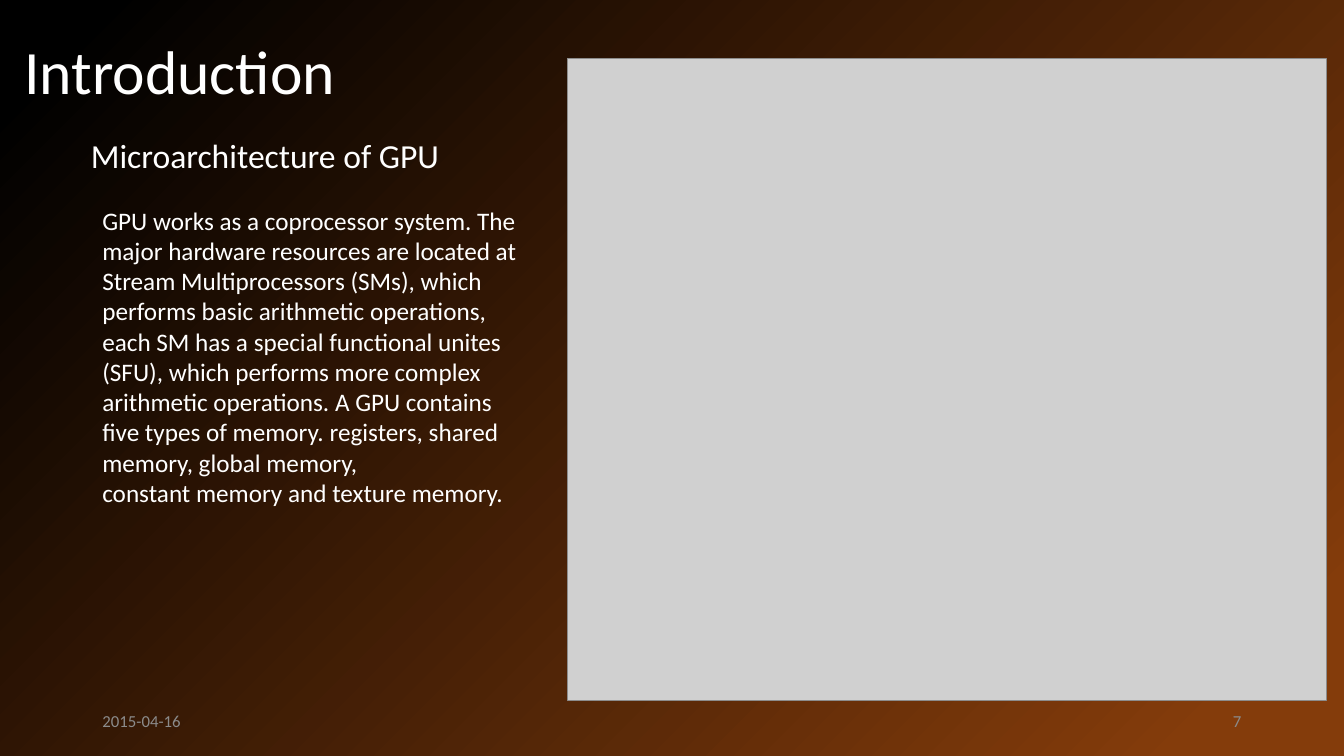
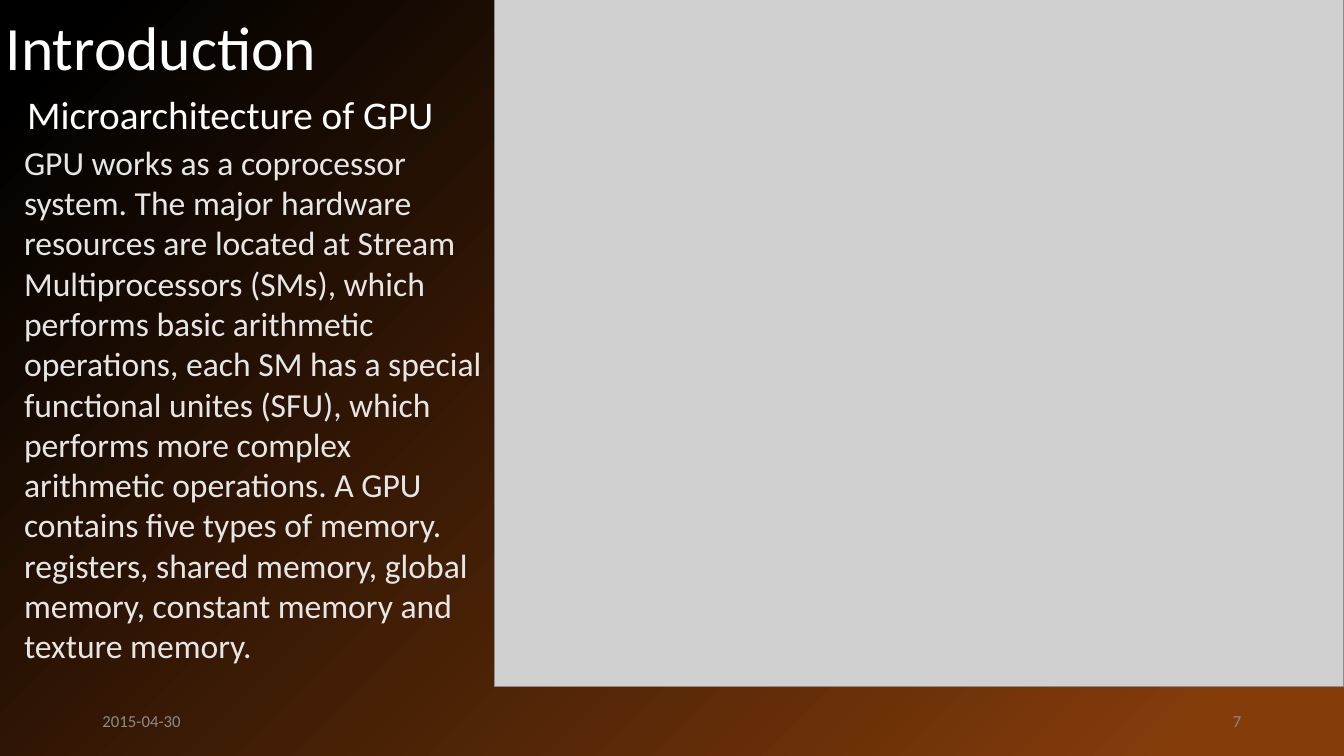
Before and after one commit to john-jiang-ca/Tianpei, a slide deck: slide 7 of FCSD-CUDA project/Presentation/CCECE2015 Presentation Tianpei Chen.pptx. Drawn at 1344x756 pixels with LibreOffice and Linux fonts; fonts in the diff are those of the drawing; grey boxes stand for pictures. Boxes give left, top, right and bottom in pixels: in the first picture for what was removed or moved away, otherwise in the second. Text is boxed around its words. In the diff, an @@ line names an element or a change of style, - is before the commit and + after.

```diff
--- a/FCSD-CUDA project/Presentation/CCECE2015 Presentation Tianpei Chen.pptx
+++ b/FCSD-CUDA project/Presentation/CCECE2015 Presentation Tianpei Chen.pptx
@@ title "Introduction" moved from (x1=24, y1=51, x2=335, y2=95) to (x1=6, y1=27, x2=317, y2=71) @@
@@ picture resized from (x1=568, y1=58, x2=1327, y2=701) to (x1=495, y1=0, x2=1344, y2=687) @@
@@ text "Microarchitecture of GPU" moved from (x1=91, y1=144, x2=439, y2=169) to (x1=27, y1=101, x2=433, y2=130) @@
@@ text "Microarchitecture of GPU" at (x1=27, y1=101, x2=433, y2=130): size 24 to 28 pt @@
@@ text at (x1=24, y1=151, x2=481, y2=664): text changed; size 18 to 24 pt; text colour #FFFFFF to #E7E6E6 @@
-GPU works as a coprocessor system. The major hardware resources are located at Stream Multiprocessors (SMs), which performs basic arithmetic operations, each SM has a special functional unites (SFU), which performs more complex arithmetic operations. A GPU contains five types of memory. registers, shared memory, global memory,
-constant memory and texture memory.
+GPU works as a coprocessor system. The major hardware resources are located at Stream Multiprocessors (SMs), which performs basic arithmetic operations, each SM has a special functional unites (SFU), which performs more complex arithmetic operations. A GPU contains five types of memory. registers, shared memory, global memory, constant memory and texture memory.
@@ text at (x1=102, y1=716, x2=180, y2=727): text changed @@
-2015-04-16
+2015-04-30
```
Also in this commit, not shown: 17 other slides changed, 5 slides added, 1 other file.
